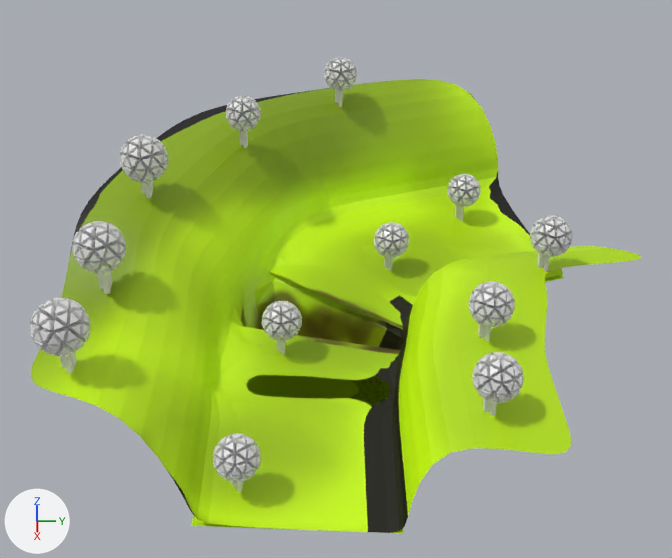
The Blender file raw/levels.blend as it was, and as the next commit left it.
Before and after are seen from a 50 mm lens placed at (57.3, 3.8, 61.0), pointed at (-20.2, 5.0, 4.9). The lights are fixed; the arrows at lower left show +X, +Y and +Z.

The first picture shows 'Tree', 'Tree.001', 'Tree.002', 'Tree.003', 'Tree.004', 'Tree.005', 'Tree.006', 'Tree.007', 'Tree.008', 'Tree.009', 'Tree.010', 'Tree.011', 'ground_nav', 'ground_visual'.
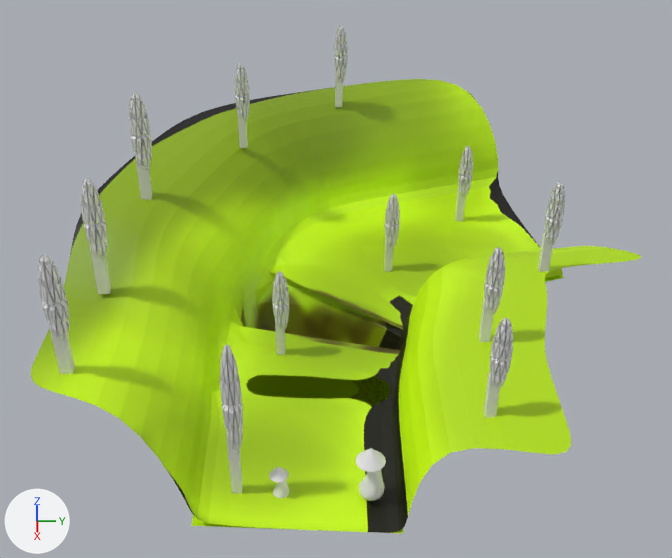
Changed parts and their boxes (x1, y1, x2, y2) in the pictures (672 x 558 px; the box of a moved part takes in the faces that stretch with it):
'Tree', reshaped, moved (39% narrower, 59% taller)
    before: (30, 298, 91, 373)
    after: (38, 254, 75, 374)
'Tree.011', reshaped, rescaled, moved (52% narrower, 152% taller)
    before: (212, 433, 261, 492)
    after: (220, 344, 243, 494)
'Tree.001', reshaped, moved (44% narrower, 58% taller)
    before: (72, 221, 126, 294)
    after: (81, 178, 111, 294)
'Tree.005', reshaped, moved (43% narrower, 57% taller)
    before: (472, 352, 524, 416)
    after: (484, 317, 513, 418)
'Tree.002', reshaped, moved (53% narrower, 70% taller)
    before: (119, 135, 169, 198)
    after: (129, 92, 152, 200)
'Tree.006', reshaped, moved (44% narrower, 63% taller)
    before: (468, 282, 515, 341)
    after: (479, 246, 505, 343)
'Tree.007', reshaped, moved (36% narrower, 65% taller)
    before: (530, 215, 573, 271)
    after: (538, 181, 565, 274)
'Tree.008', reshaped, moved (56% narrower, 57% taller)
    before: (262, 301, 302, 354)
    after: (272, 271, 289, 355)
'Tree.003', reshaped, moved (56% narrower, 62% taller)
    before: (226, 96, 261, 148)
    after: (235, 63, 250, 148)
'Tree.009', reshaped, moved (55% narrower, 60% taller)
    before: (373, 222, 410, 271)
    after: (384, 193, 400, 272)
'Tree.004', reshaped, moved (56% narrower, 61% taller)
    before: (324, 57, 357, 107)
    after: (334, 26, 348, 107)
'Tree.010', reshaped, moved (46% narrower, 58% taller)
    before: (447, 174, 481, 221)
    after: (455, 146, 473, 221)
'Guy.001', added
    after: (356, 448, 386, 501)
'Guy', added
    after: (269, 467, 290, 498)
part 1 of me_tree, moved or reshaped
    before: (30, 57, 573, 482)
    after: (38, 26, 565, 454)

The change, as a diff of the scene's bpy script:
```diff
--- a/raw/levels.blend.py
+++ b/raw/levels.blend.py
@@ me_tree @@
 me_tree.from_pydata(...)  # 290 vertices, 326 faces; spans x -9.3..9.3, y -9.4..9.4, z -1.0..28.4
 # used by ob_tree_012; location = (0.153, 0.0404, 0.0)
+# me_tree part 1: the loose piece of 282 vertices spanning x -9.3..9.3, y -9.4..9.4, z 9.5..28.4 is scaled about its middle by (0.41, 0.41, 1.82), then moved by (0.4, 0.0, 11.3)
 me_tree.materials.append(mat_material)
@@ me_icosphere @@
+me_icosphere.from_pydata(...)  # 280 vertices, 276 faces; spans x -1.61..1.89, y -1.95..1.57, z -1.63..6.81
@@ col_guy @@
+col_guy = bpy.data.collections.new('Guy')
+col_guy.instance_offset = (30.0, 0.0, 0.0)
+col_guy.objects.link(ob_icosphere)
@@ ob_tree_011 @@
 ob_tree_011.location = (3.7, -3.5, 0.2)
-ob_tree_011.scale = (0.21, 0.21, 0.21)
+ob_tree_011.scale = (0.21, 0.21, 0.34)
 ob_tree_011.instance_type = 'COLLECTION'
@@ ob_treecol @@
 ob_treecol = bpy.data.objects.new('TreeCol', me_treecollision)
-ob_treecol.location = (-3.587, -1.037, 0.241)
+ob_treecol.location = (-0.323, -1.037, 0.241)
 ob_treecol.scale = (2.02, 2.02, 1.0)
@@ ob_guy_001 @@
+ob_guy_001 = bpy.data.objects.new('Guy.001', None)
+ob_guy_001.location = (4.5, 7.6, 1.4)
+ob_guy_001.scale = (0.69, 0.69, 0.69)
+ob_guy_001.instance_type = 'COLLECTION'
+ob_guy_001.instance_collection = col_guy
@@ ob_icosphere @@
+ob_icosphere = bpy.data.objects.new('Icosphere', me_icosphere)
+ob_icosphere.location = (30.0, 0.0, 0.0)
@@ ob_guy @@
+ob_guy = bpy.data.objects.new('Guy', None)
+ob_guy.location = (3.7, 0.0, 0.0)
+ob_guy.scale = (0.469, 0.469, 0.469)
+ob_guy.instance_type = 'COLLECTION'
+ob_guy.instance_collection = col_guy
```
